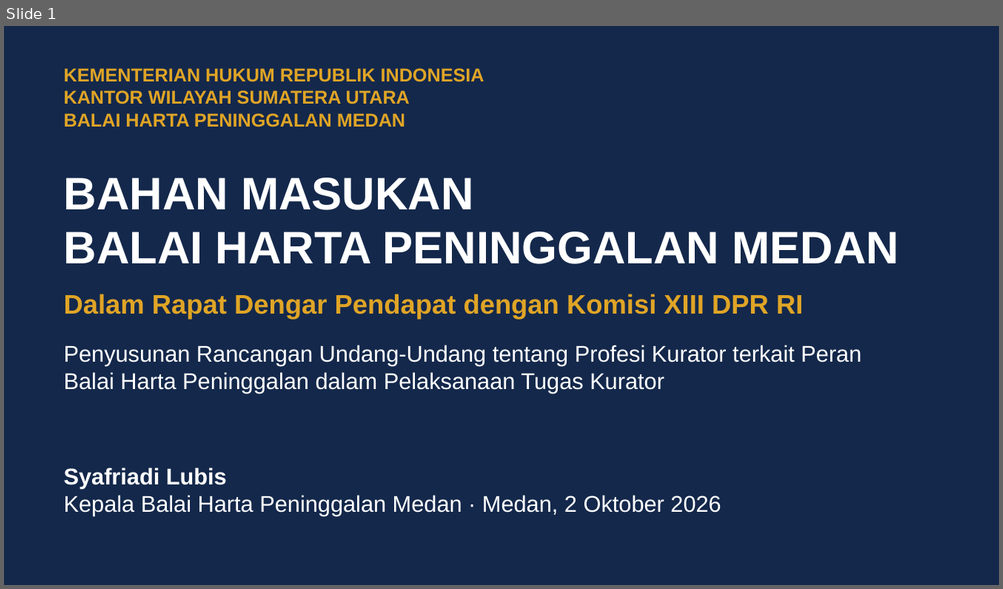
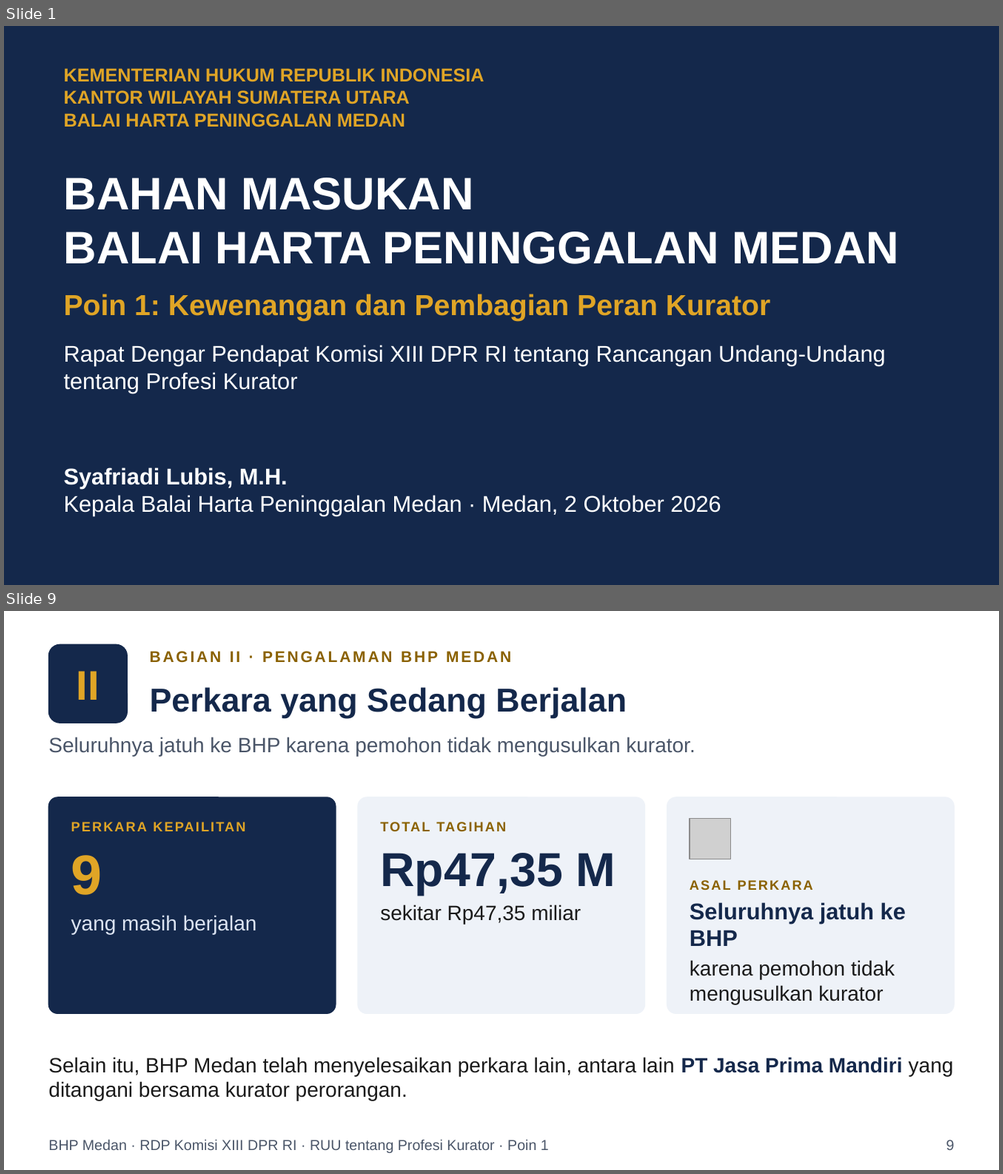
Before and after one commit to artheralawfirm-cloud/SAPAWALI, a slide deck: presentasi/Paparan_BHP_Medan_RUU_Profesi_Kurator.pptx. Shown one above the other, each under a label of ours: slide 1 before the commit, slides 1 and 9 after it; the slides between them are not shown. The pictures are 1003x589 and 1003x1174 pixels, drawn with LibreOffice and Linux fonts; fonts in the diff are those of the drawing; grey boxes stand for pictures. Boxes give left, top, right and bottom in pixels: in the first picture for what was removed or moved away, otherwise in the second. Text is boxed around its words. In the diff, an @@ line names an element or a change of style, - is before the commit and + after.

```diff
--- a/presentasi/Paparan_BHP_Medan_RUU_Profesi_Kurator.pptx
+++ b/presentasi/Paparan_BHP_Medan_RUU_Profesi_Kurator.pptx
@@ slide 9 added at [4,611,999,1170], background #FFFFFF @@
@@ rounded rectangle added at [48,644,127,723], fill #14284B, outline #14284B 1 pt @@
@@ text added at [150,651,511,663], 15 pt, text #8A6100, bold @@
+BAGIAN II · PENGALAMAN BHP MEDAN
@@ text added at [77,671,99,700], 40 pt, text #E0A526, bold @@
+II
@@ text added at [150,687,626,718], 32 pt, text #14284B, bold @@
+Perkara yang Sedang Berjalan
@@ text added at [48,737,694,756], 20 pt, text #4A5568 @@
+Seluruhnya jatuh ke BHP karena pemohon tidak mengusulkan kurator.
@@ rounded rectangle added at [48,797,336,1014], fill #14284B, outline #14284B 1 pt @@
@@ rounded rectangle added at [358,797,644,1014], fill #EEF2F8, outline #EEF2F8 1 pt @@
@@ rounded rectangle added at [667,797,954,1014], fill #EEF2F8, outline #EEF2F8 1 pt @@
@@ picture added at [690,818,731,860] @@
@@ text added at [380,853,616,924], 20 pt, text #1A1A1A, bold @@
+TOTAL TAGIHAN
+Rp47,35 M
+sekitar Rp47,35 miliar
@@ text added at [71,855,257,934], 13 pt, text #E0A526, bold @@
+PERKARA KEPAILITAN
+9
+yang masih berjalan
@@ text added at [689,880,905,1005], 20 pt, text #1A1A1A @@
+ASAL PERKARA
+Seluruhnya jatuh ke BHP
+karena pemohon tidak mengusulkan kurator
@@ text added at [48,1057,953,1102], 20 pt, text #1A1A1A @@
+Selain itu, BHP Medan telah menyelesaikan perkara lain, antara lain PT Jasa Prima Mandiri yang ditangani bersama kurator perorangan.
@@ text added at [48,1140,549,1153], 14 pt, text #4A5568 @@
+BHP Medan · RDP Komisi XIII DPR RI · RUU tentang Profesi Kurator · Poin 1
@@ text added at [946,1140,954,1150], 14 pt, text #4A5568 @@
+9
@@ slide 1 changed as well @@
@@ text at [64,294,770,321]: text changed; size 26 to 28 pt @@
-Dalam Rapat Dengar Pendapat dengan Komisi XIII DPR RI
+Poin 1: Kewenangan dan Pembagian Peran Kurator
@@ text at [64,345,885,393]: text changed @@
-Penyusunan Rancangan Undang-Undang tentang Profesi Kurator terkait Peran Balai Harta Peninggalan dalam Pelaksanaan Tugas Kurator
+Rapat Dengar Pendapat Komisi XIII DPR RI tentang Rancangan Undang-Undang tentang Profesi Kurator
@@ text at [64,468,287,489]: text changed @@
-Syafriadi Lubis
+Syafriadi Lubis, M.H.
```
Also in this commit, not shown: 5 other slides changed, 19 other slides added, 47 slides removed, 11 other files.
